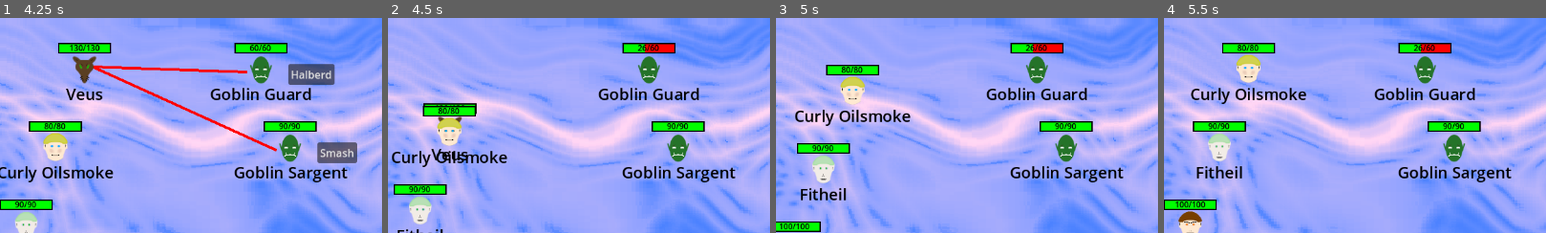
Above: before the commit, frames 1-4 (left to right).
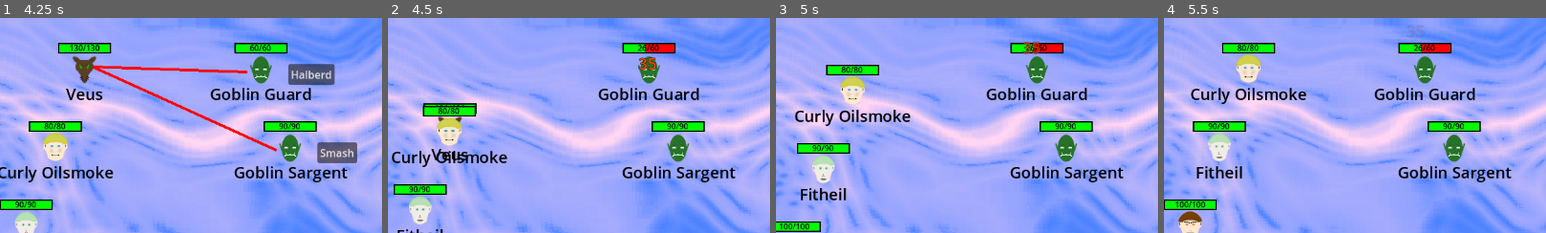
Above: after the commit, the same moments.

Repository: Habidakus/wild-jam-78-erase
Game: Godot game, scene res://Scenes/main.tscn
Same seed, same stepped clock (60 frames per second), same inputs: the game is played once before the commit and once after it. The engine's default icon, where the game draws it, is replaced by a stand-in: a white triangle on a blue panel in a dark square.
Inputs (mouse positions are % of the whole screen's width and height, from its top left):
- Up to frame 1 (4.25 s): tap Enter at 0.5, 2, 3.5 s; move the mouse to (72, 45) at 0.52 s; click (72, 45) at 0.67 s; click "Play" at 1.25 s; move the mouse to (30, 55) at 2.02 s; click (30, 55) at 2.17 s; move the mouse to (60, 28) at 2.77 s; click (60, 28) at 2.92 s; move the mouse to (45, 70) at 3.52 s; click (45, 70) at 3.67 s
- Up to frame 2 (4.5 s): click "Halberd" at 4.25 s
- Up to frame 3 (5 s): no input
- Up to frame 4 (5.5 s): move the mouse to (80, 65) at 5.02 s; click (80, 65) at 5.17 s
The pictures show only the part of the screen within x 41-91%, y 0-50%; the shares and areas given below are measured in that part.

Frame 1 is identical in both runs. In frame 2, 0.2% of the frame differs, in the area x 65-71%, y 18-25%; in frame 3, 0.2%; in frame 4, 0.1%.

Commit message:
Added floating numbers for damage and healing FX

Diff:
--- /dev/null
+++ b/Scenes/floating_text.tscn
@@ -0,0 +1,32 @@
+[gd_scene load_steps=3 format=3 uid="uid://euxmuv8nihyj"]
+
+[ext_resource type="Script" path="res://Scripts/floating_text.gd" id="1_5kvjq"]
+
+[sub_resource type="LabelSettings" id="LabelSettings_5fpup"]
+font_size = 24
+font_color = Color(0.778002, 0.313239, 4.81307e-07, 1)
+outline_size = 2
+outline_color = Color(0, 0, 0, 1)
+
+[node name="FloatingText" type="Control"]
+layout_mode = 3
+anchors_preset = 0
+script = ExtResource("1_5kvjq")
+
+[node name="Label" type="Label" parent="."]
+layout_mode = 1
+anchors_preset = 8
+anchor_left = 0.5
+anchor_top = 0.5
+anchor_right = 0.5
+anchor_bottom = 0.5
+offset_left = -100.0
+offset_top = -17.0
+offset_right = 100.0
+offset_bottom = 17.0
+grow_horizontal = 2
+grow_vertical = 2
+text = "200"
+label_settings = SubResource("LabelSettings_5fpup")
+horizontal_alignment = 1
+vertical_alignment = 1
--- a/Scripts/action_fx_container.gd
+++ b/Scripts/action_fx_container.gd
@@ -21,6 +21,20 @@
 		tween.tween_property(net, "position", unit_graphics.size / 2, 0.75)
 		tween.tween_property(net, "modulate", Color(1, 1, 1, 0), 0.20)
 		tween.tween_callback(Callable(self, "clean_up_net").bind(unit_graphics, net))
+	for entry in damages:
+		var unit_id : int = entry[0]
+		if unit_graphics_map.has(unit_id):
+			var unit_graphics : UnitGraphics = unit_graphics_map[unit_id]
+			var dmg : float = entry[1]
+			var healing : bool = false
+			if dmg < 0:
+				healing = true
+				dmg = 0 - dmg
+			dmg = max(1, round(dmg))
+			var color : Color = Color.GREEN if healing else Color.ORANGE_RED
+			var floating_text : FloatingText = FloatingText.create(str(dmg), color, 1.25)
+			floating_text.position = unit_graphics.size / 2
+			unit_graphics.add_child(floating_text)
 
 func clean_up_net(unit_graphics : UnitGraphics, net : Sprite2D) -> void:
 	unit_graphics.remove_child(net)
--- /dev/null
+++ b/Scripts/floating_text.gd
@@ -0,0 +1,35 @@
+class_name FloatingText extends Control
+
+const our_scene : Resource = preload("res://Scenes/floating_text.tscn")
+const SPEED : float = 50
+
+var lifetime : float
+var age : float = 0
+var dead : bool = false
+var dir : Vector2
+
+static func create(_text : String, color : Color, _lifetime : float) -> FloatingText:
+	var ret_val : FloatingText = our_scene.instantiate()
+	var label : Label = ret_val.find_child("Label") as Label
+	label.text = _text
+	label.label_settings.font_color = color
+	ret_val.lifetime = _lifetime
+	ret_val.dir = Vector2(RandomNumberGenerator.new().randf_range(-1, 1), -1).normalized()
+	return ret_val
+
+# Called every frame. 'delta' is the elapsed time since the previous frame.
+func _process(delta: float) -> void:
+	if dead:
+		return
+
+	age += delta
+	if age > lifetime:
+		dead = true
+		queue_free()
+		return
+
+	position += dir * SPEED * delta
+
+	var age_as_fraction = age / lifetime
+	var alpha : float = 1.0 - (age_as_fraction * age_as_fraction)
+	(find_child("Label") as Label).modulate = Color(1, 1, 1, alpha)
